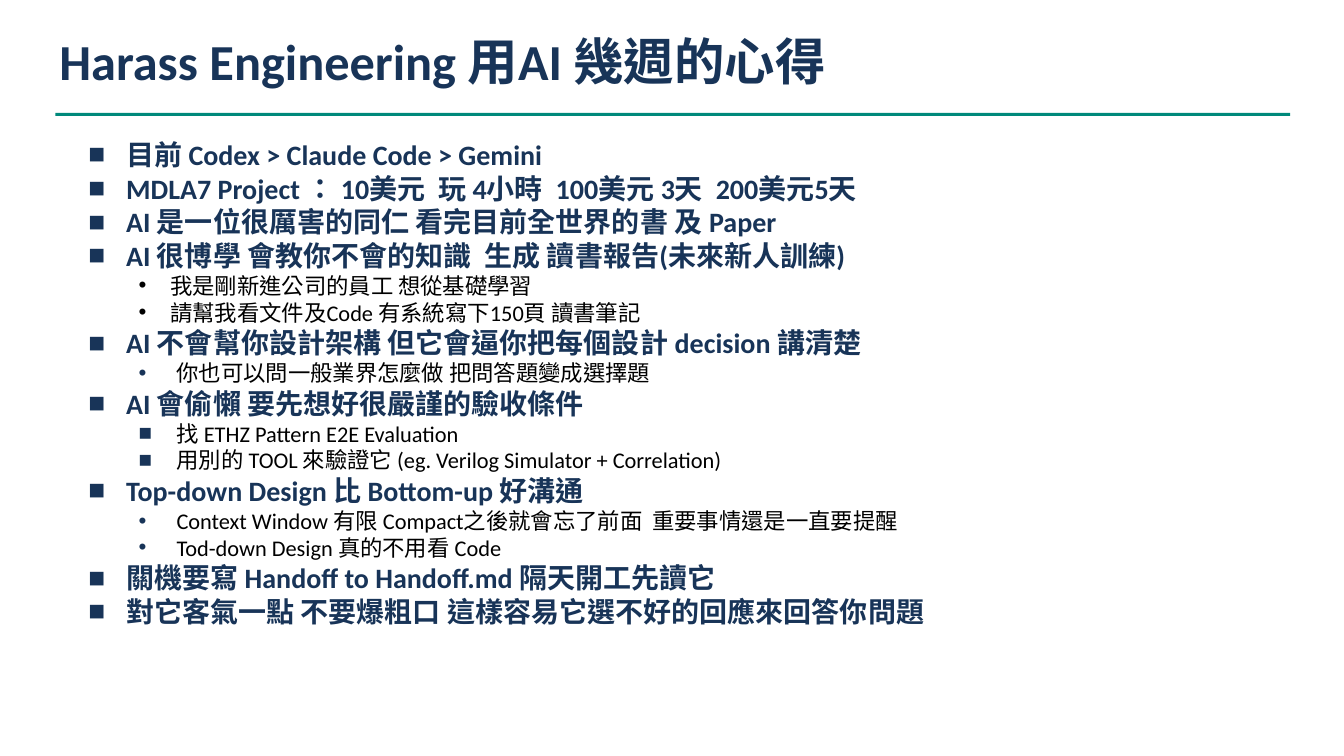
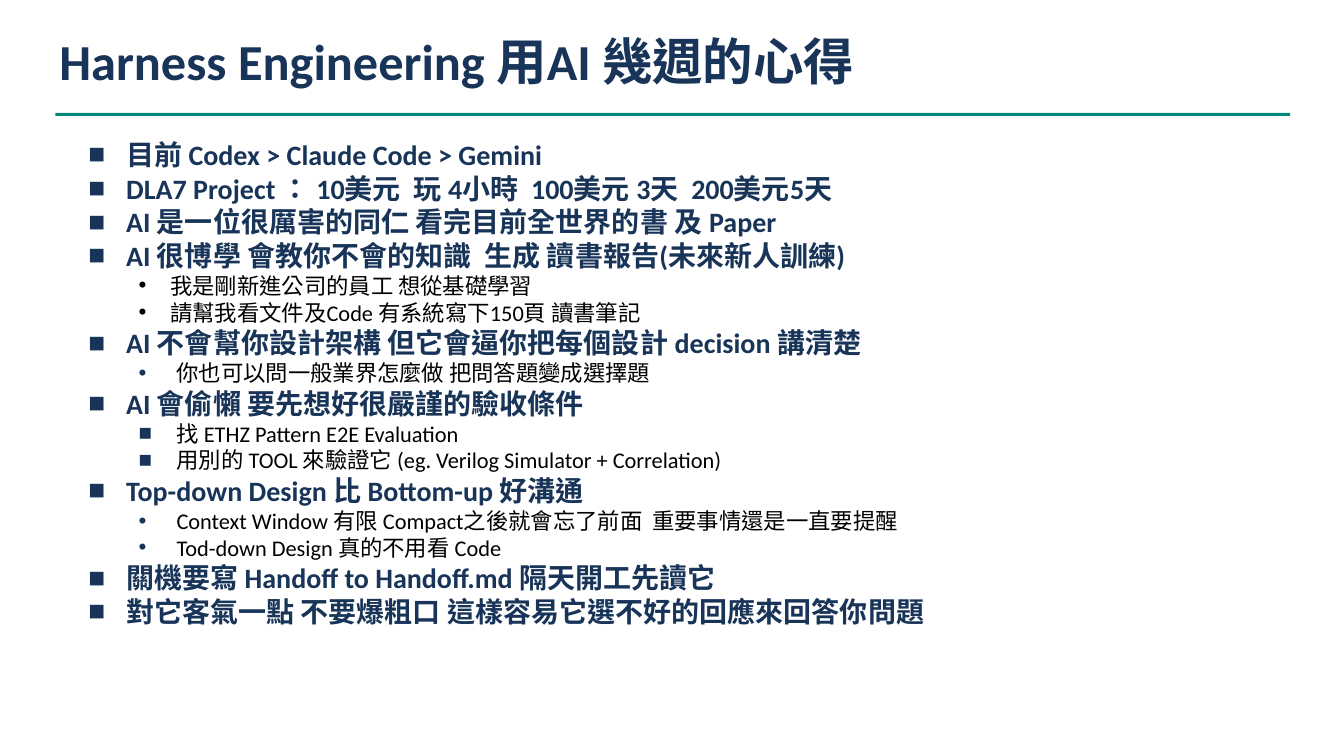
Before and after one commit to cclwylin/mdla7, a slide deck: slide 19 of reports/uArcSim Implementation by AI.pptx. Drawn at 1344x756 pixels with LibreOffice and Linux fonts; fonts in the diff are those of the drawing. Boxes give left, top, right and bottom in pixels: in the first picture for what was removed or moved away, otherwise in the second. Text is boxed around its words. In the diff, an @@ line names an element or a change of style, - is before the commit and + after.

```diff
--- a/reports/uArcSim Implementation by AI.pptx
+++ b/reports/uArcSim Implementation by AI.pptx
@@ text at (x1=59, y1=37, x2=854, y2=89): text changed @@
-Harass Engineering 用AI 幾週的心得
+Harness Engineering 用AI 幾週的心得
@@ text at (x1=126, y1=175, x2=832, y2=204): text changed @@
-■ MDLA7 Project ： 10美元 玩 4小時 100美元 3天 200美元5天
+■ DLA7 Project ： 10美元 玩 4小時 100美元 3天 200美元5天
```
Also in this commit, not shown: 1 other slide changed, 2 other files.
